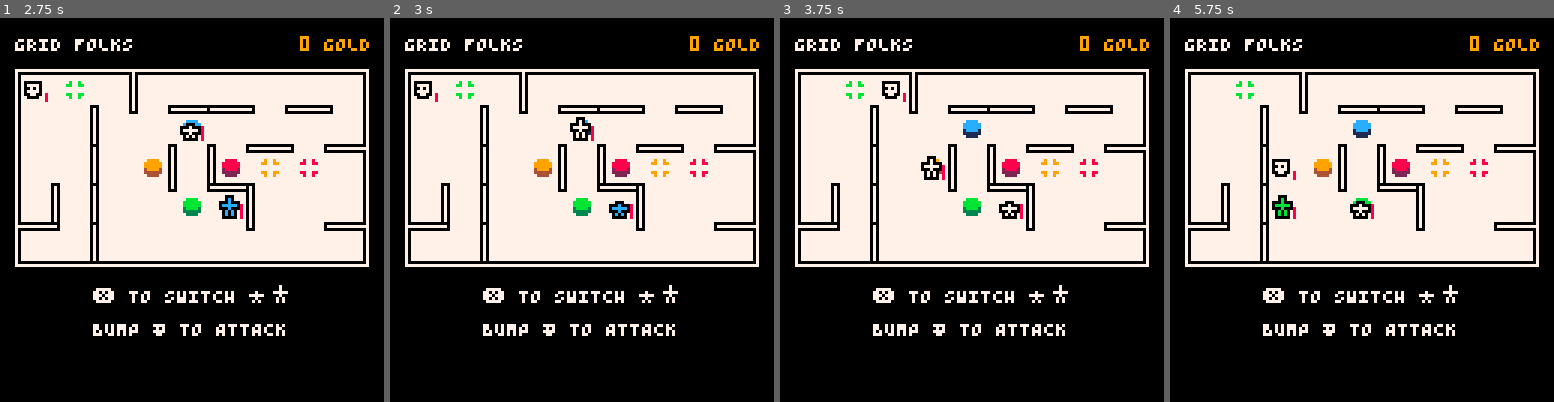
Above: before the commit, frames 1-4 (left to right).
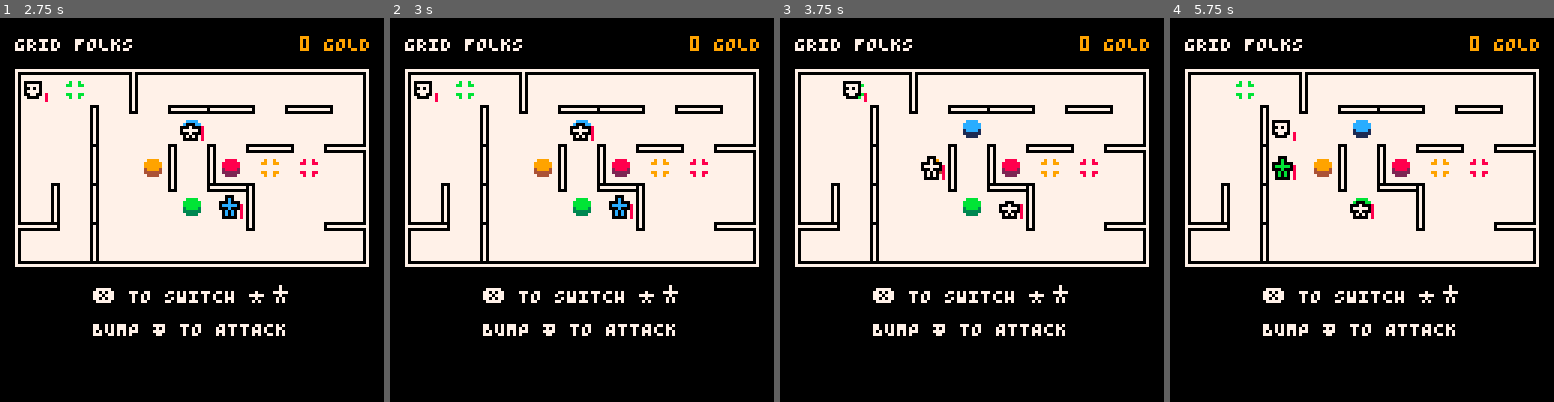
Above: after the commit, the same moments.

Repository: taylordolan/grid-folks
Game: PICO-8 cartridge grid_folks.p8
Same seed, same stepped clock (60 frames per second), same inputs: the game is played once before the commit and once after it.
Inputs:
- Up to frame 1 (2.75 s): tap X (X key) at 0.33, 1.07, 1.85 s; hold Right 1.6-2.1 s; hold Up 2.15-2.42 s; hold Right from 2.47 s (still down)
- Up to frame 2 (3 s): keep holding Right; tap X (X key) at 2.97 s
- Up to frame 3 (3.75 s): release Right at 3.03 s; hold Left 3.08-3.58 s; hold Down from 3.63 s (still down)
- Up to frame 4 (5.75 s): release Down at 3.97 s; hold Right 4.02-4.68 s; tap X (X key) at 4.08, 5.2 s; hold Up 4.73-5.03 s; hold Left 5.08-5.68 s; hold Down from 5.73 s (still down)

Frame 1 is identical in both runs. In frame 2, 0.3% of the frame differs, in the area x 46-63%, y 25-51%; in frame 3, 0.3%; in frame 4, 0.7%, in the area x 26-33%, y 26-53%.

Commit message:
messily implement delay before enemy movement

Diff:
--- a/grid_folks.p8
+++ b/grid_folks.p8
@@ -6,13 +6,13 @@
 
 -- todo
 -- [x] players still aren't gaining health when enemies spawn to health tiles
+-- [x] you shouldn't be able to shoot through players
+-- [x] implement a delay before enemy movement
 -- [ ] write a function that prints a overview of the spawn rate throughout the game
 -- [ ] add a debug mode where spawn rate and turn count show while playing
--- [ ] you shouldn't be able to shoot through players
 -- [ ] build the game end state
 -- [ ] clean up _init()
 -- [ ] allow restarting after game over by calling _init() again
--- [ ] staying on a potential tile shouldn't trigger the sound
 
 sounds = {
   music = 002,
@@ -22,7 +22,10 @@
   dash = 025,
   step = 021,
   advance = 027,
-  potential_tile_step = 028
+  potential_tile_step = 028, -- todo: this shouldn't trigger when you're just standing there
+  switch_heroes = 000,
+  enemy_bump = 000,
+  hero_bump = 000
 }
 
 function _init()
@@ -45,6 +48,7 @@
 	game_over = false
   score = 0
   turns = 0
+  delay = 0
 
   sprites = {
     floor = 003,
@@ -164,31 +168,59 @@
 
 function _update()
 
+  update_hero_sprites()
+  -- if hero_a_active then
+  --   hero_a.sprite = hero_a.base_sprite + 1
+  --   hero_b.sprite = hero_b.base_sprite
+  -- else
+  --   hero_a.sprite = hero_a.base_sprite
+  --   hero_b.sprite = hero_b.base_sprite + 1
+  -- end
+
+  if delay > 0 then
+		delay = delay - 1
+	elseif player_turn == true then
+		if hero_a_active then
+      hero_a:update()
+    else
+      hero_b:update()
+    end
+		-- if delay > 0 then turn=1 end
+	elseif player_turn == false then
+    -- if #enemies > 0 then
+    for next in all(enemies) do
+      next.update(next)
+    end
+    -- delay = delay + 30
+    -- end
+    player_turn = true
+	end
+
   if btnp(5) then
     hero_a_active = not hero_a_active
     has_switched = true
   end
 
 	-- move heroes
-  if hero_a_active then
-    hero_a.sprite = hero_a.base_sprite + 1
-    hero_b.sprite = hero_b.base_sprite
-    hero_a:update()
-  else
-    hero_a.sprite = hero_a.base_sprite
-    hero_b.sprite = hero_b.base_sprite + 1
-    hero_b:update()
-  end
+  -- if hero_a_active then
+  --   hero_a.sprite = hero_a.base_sprite + 1
+  --   hero_b.sprite = hero_b.base_sprite
+  --   hero_a:update()
+  -- else
+  --   hero_a.sprite = hero_a.base_sprite
+  --   hero_b.sprite = hero_b.base_sprite + 1
+  --   hero_b:update()
+  -- end
 
   -- move enemies
-  if player_turn == false then
-    for next in all(enemies) do
-      next.update(next)
-    end
-  end
+  -- if player_turn == false then
+  --   for next in all(enemies) do
+  --     next.update(next)
+  --   end
+  -- end
 
   -- game end test
-  if hero_a.health == 0 or hero_b.health == 0 then
+  if hero_a.health <= 0 or hero_b.health <= 0 then
     game_over = true
   end
 end
@@ -641,7 +673,7 @@
     x = null,
     y = null,
 		type = "hero",
-    base_sprite = 17,
+    base_sprite = sprites.hero,
     sprite = null,
     max_health = 5,
     health = 5,
@@ -653,7 +685,7 @@
     -- update hero
 		update = function(self)
 
-      -- if game_over then return end
+      if game_over then return end
 
       -- find the other hero
       local companion
@@ -855,10 +887,23 @@
         turns = turns + 1
         maybe_spawn_enemy()
         player_turn = false
+        if #enemies > 0 then
+          delay += 8
+        end
       end
 		end
 	}
   return hero
+end
+
+function update_hero_sprites()
+  if hero_a_active then
+    hero_a.sprite = hero_a.base_sprite + 1
+    hero_b.sprite = hero_b.base_sprite
+  else
+    hero_a.sprite = hero_a.base_sprite
+    hero_b.sprite = hero_b.base_sprite + 1
+  end
 end
 
 -- given an enemy and an amount of damage,
@@ -877,7 +922,7 @@
   enemy stuff
 --]]
 
-  function create_pre_enemy()
+function create_pre_enemy()
   pre_enemy = {
     x = null,
     y = null,
@@ -973,7 +1018,7 @@
           -- trigger_enemy_effects(dest)
         end
       end
-      player_turn = true
+      -- player_turn = true
 		end
 	}
 	add(enemies, enemy)
